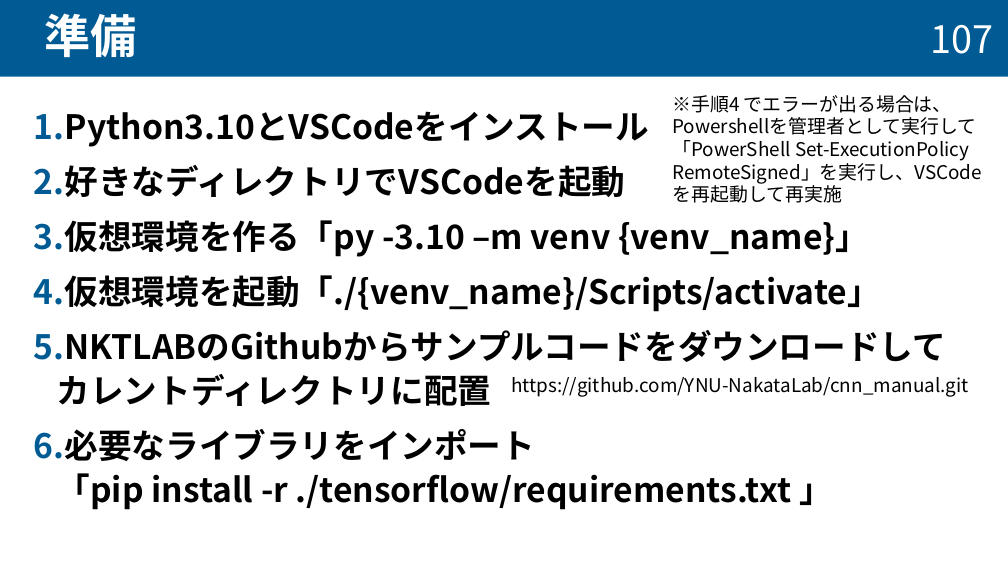
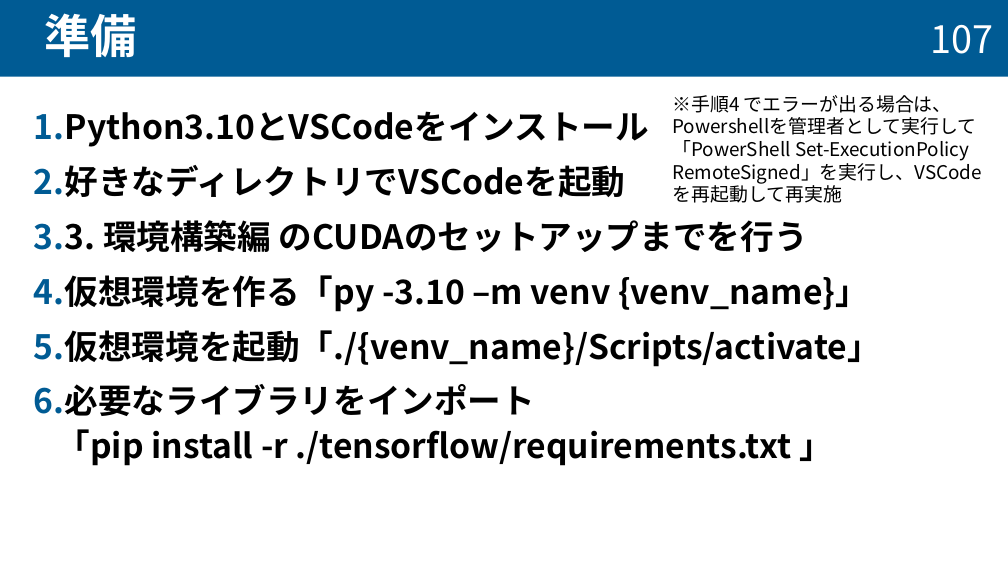
Before and after one commit to taiseifujisawa/cnn_manual_nktlab, a slide deck: slide 108 of cnn_manual.pptx. Drawn at 1008x567 pixels with LibreOffice and Linux fonts; fonts in the diff are those of the drawing. Boxes give left, top, right and bottom in pixels: in the first picture for what was removed or moved away, otherwise in the second. Text is boxed around its words. In the diff, an @@ line names an element or a change of style, - is before the commit and + after.

```diff
--- a/cnn_manual.pptx
+++ b/cnn_manual.pptx
@@ text at (34, 111, 881, 466): paragraph removed @@
-5. NKTLABのGithubからサンプルコードをダウンロードしてカレントディレクトリに配置
@@ text at (34, 220, 808, 252): paragraph added @@
+3. 3. 環境構築編 のCUDAのセットアップまでを行う
@@ text removed at (511, 377, 969, 397) @@
-https://github.com/YNU-NakataLab/cnn_manual.git
```
Also in this commit, not shown: 6 other slides changed, 15 slides added, 29 slides removed.
